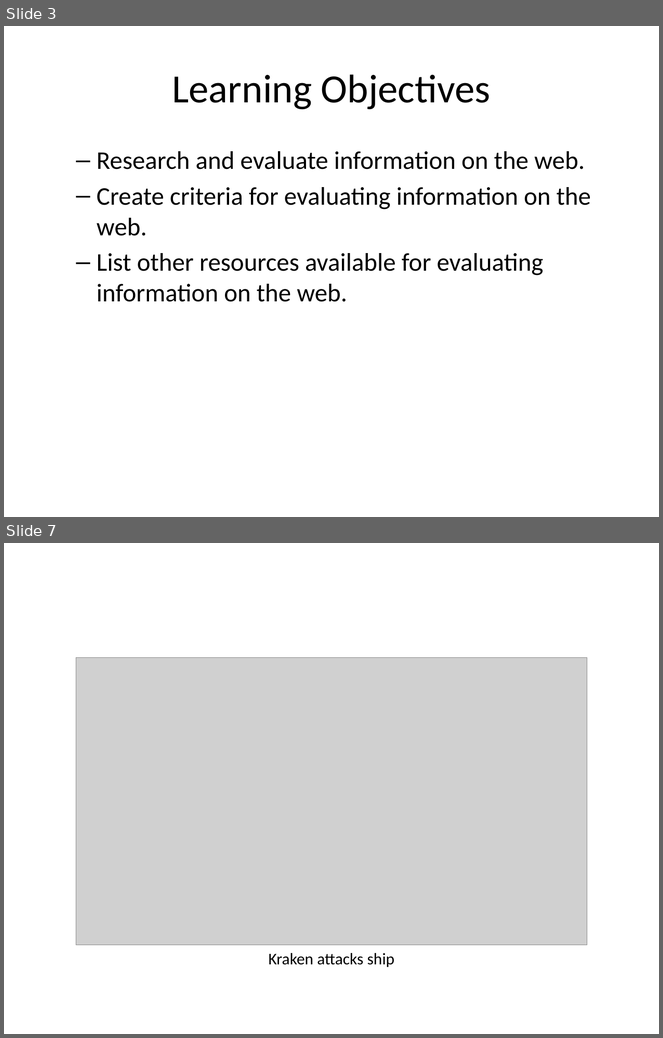
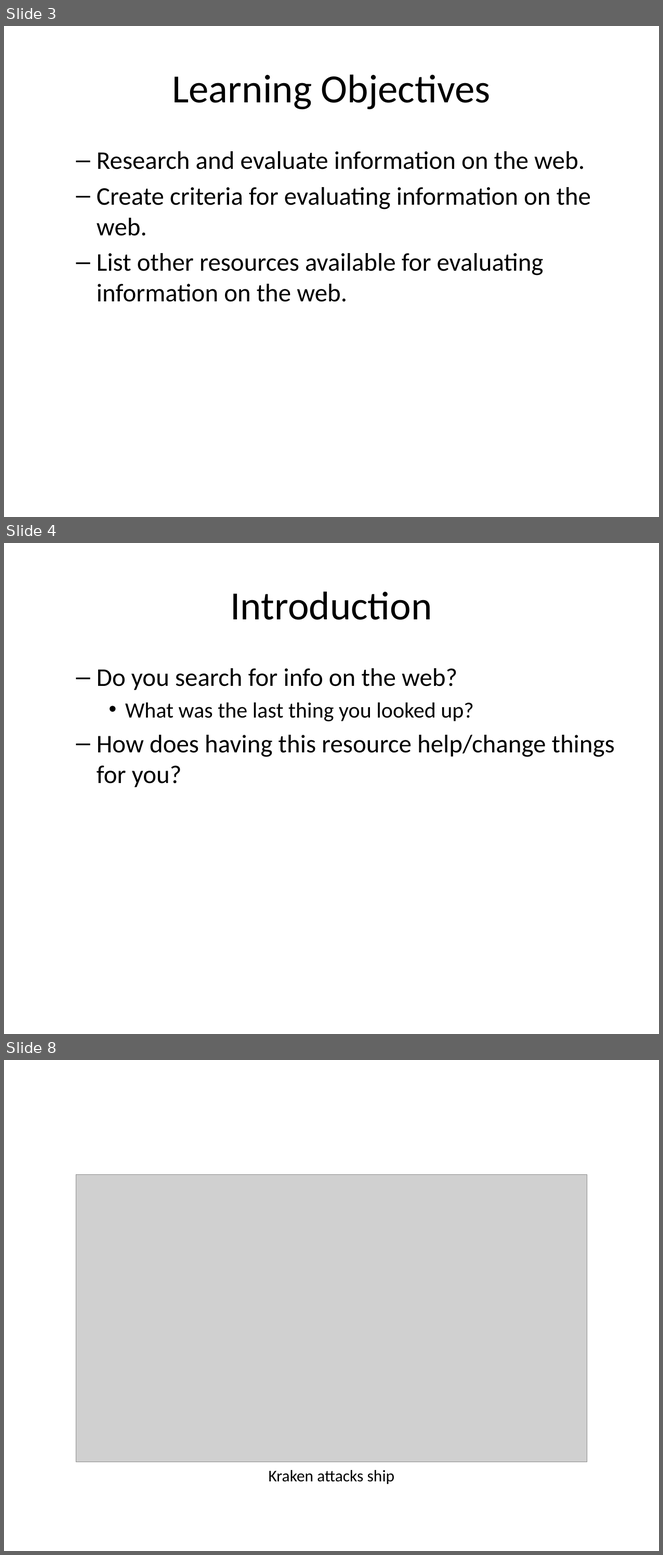
Before and after one commit to mr-eggleton/web-lit-core, a slide deck: powerpoints/05-web-detective.pptx. Shown one above the other, each under a label of ours: slides 3 and 7 before the commit, slides 3, 4 and 8 after it; the slides between them are not shown. The pictures are 663x1038 and 663x1555 pixels, drawn with LibreOffice and Linux fonts; fonts in the diff are those of the drawing; grey boxes stand for pictures. Boxes give left, top, right and bottom in pixels: in the first picture for what was removed or moved away, otherwise in the second. Text is boxed around its words. In the diff, an @@ line names an element or a change of style, - is before the commit and + after.

```diff
--- a/powerpoints/05-web-detective.pptx
+++ b/powerpoints/05-web-detective.pptx
@@ slide 4 added at box(4, 543, 659, 1034), background #FFFFFF @@
@@ title added at box(231, 591, 432, 620), 44 pt, text #000000 @@
+Introduction
@@ text added at box(97, 668, 615, 787), 28 pt, text #000000 @@
+  – Do you search for info on the web?
+    • What was the last thing you looked up?
+  – How does having this resource help/change things for you?
@@ what was slide 7 is now slide 8 @@
```
Also in this commit, not shown: 7 slides changed, 3 other slides added, 3 other files.
